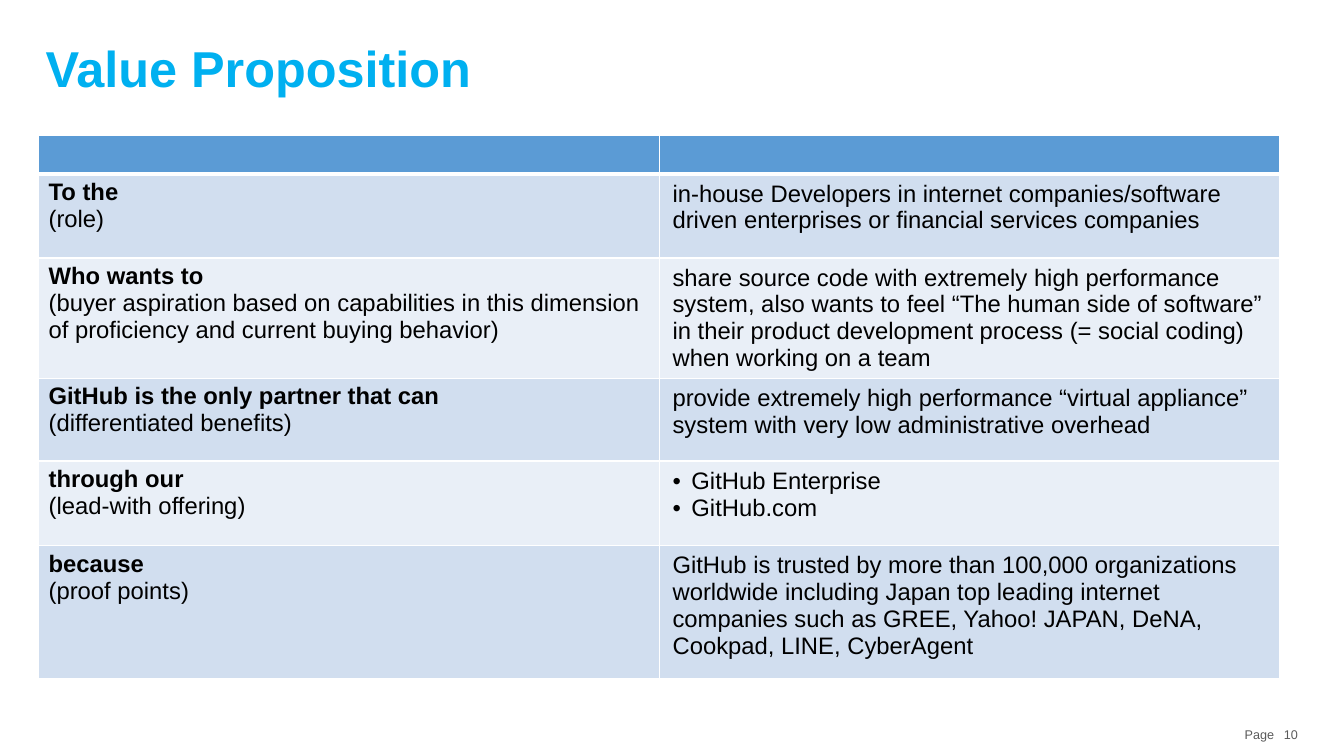
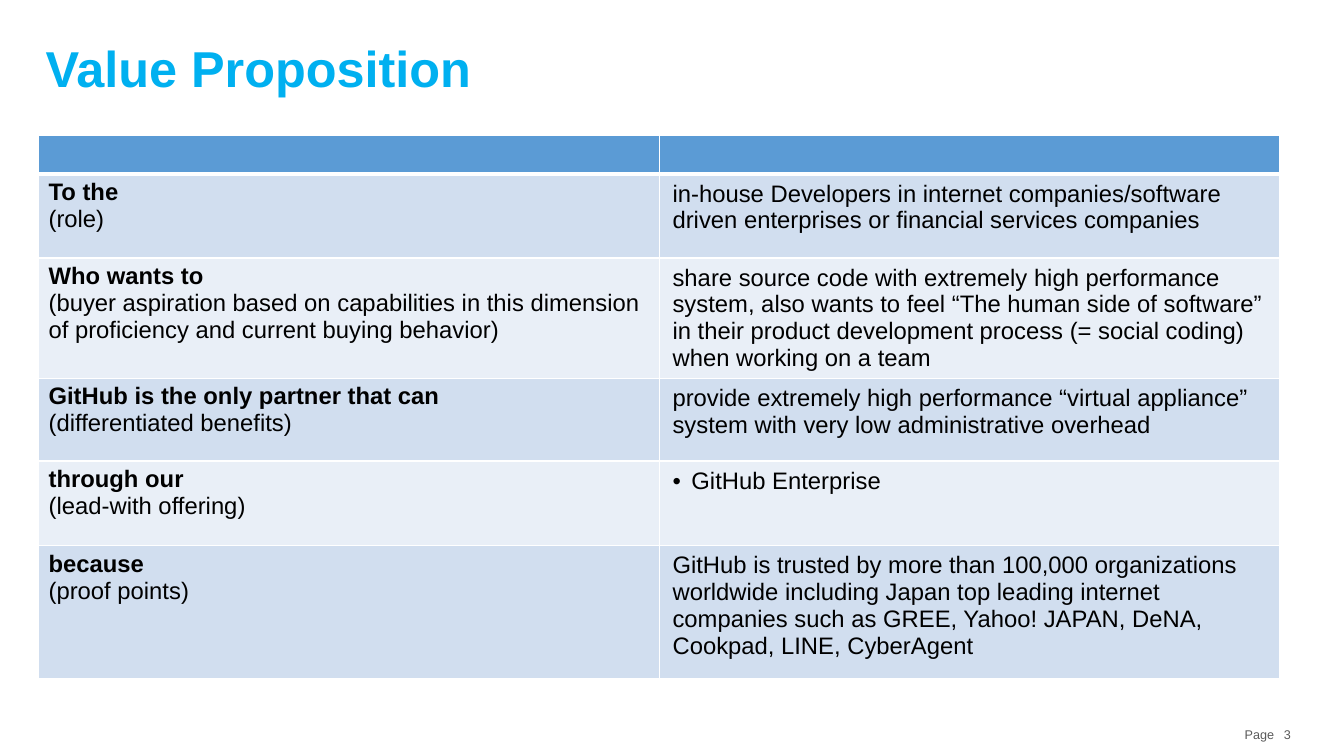
Before and after one commit to souebina/GitHub-Japan-Marketing-Plan, a slide deck: slide 3 of GitHub Japan Marketing Strategy.pptx (slide 10 before the commit). Drawn at 1344x756 pixels with LibreOffice and Linux fonts; fonts in the diff are those of the drawing. Boxes give left, top, right and bottom in pixels: in the first picture for what was removed or moved away, otherwise in the second. Text is boxed around its words. In the diff, an @@ line names an element or a change of style, - is before the commit and + after.

Commit message:
Add 1 slide

```diff
--- a/GitHub Japan Marketing Strategy.pptx
+++ b/GitHub Japan Marketing Strategy.pptx
@@ table at [38,135,1280,688] @@
-row 5, column 2: GitHub Enterprise / GitHub.com
+row 5, column 2: GitHub Enterprise
@@ page number at [1284,730,1291,739]: text changed @@
-10
+3
```
Also in this commit, not shown: 1 slide added.
